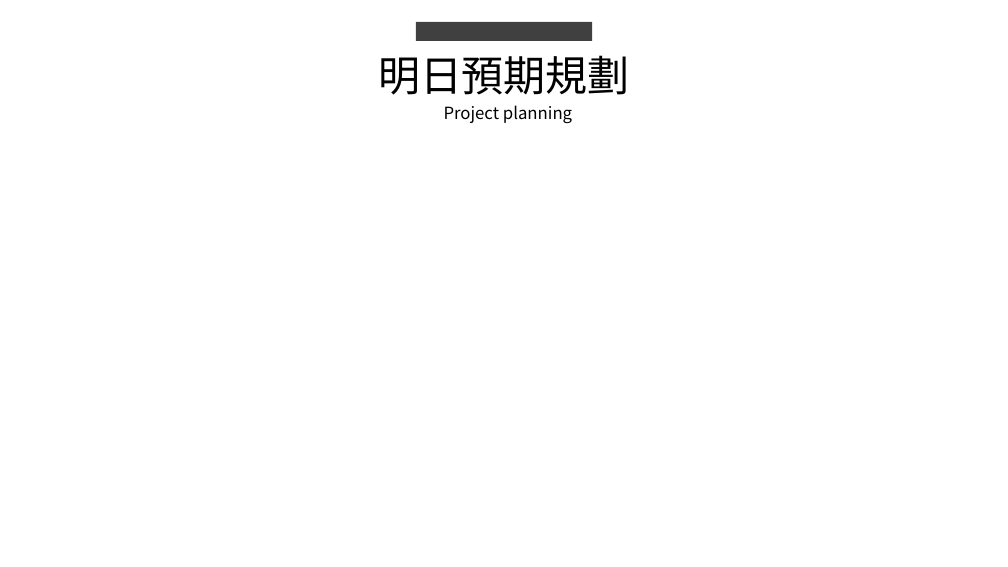
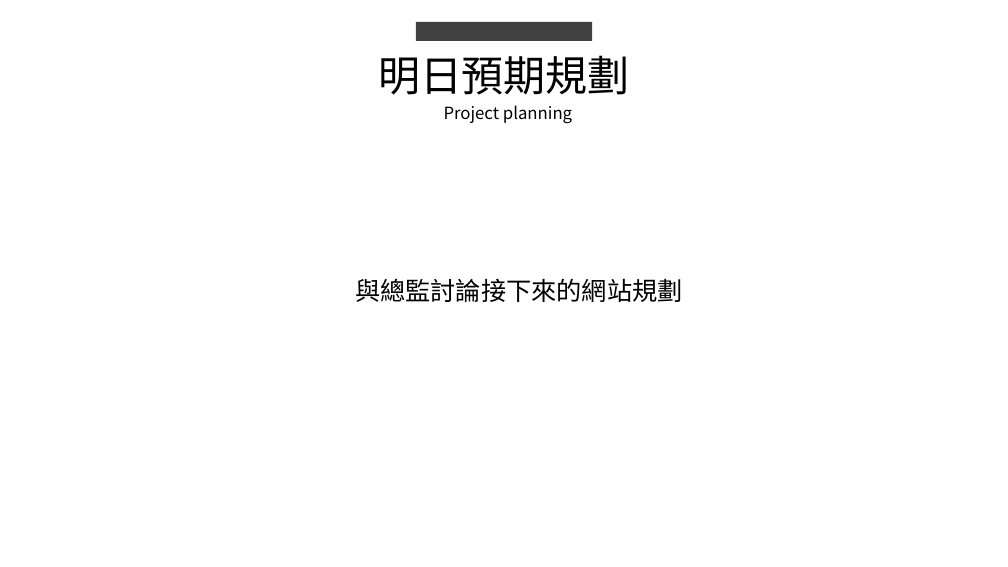
Before and after one commit to king637324/KnowledgeGreenhouseSystem, a slide deck: slide 6 of 工作日報_葉柏漢/2021.09/2021.09.06(加班)~2021.09.07工作日報_葉柏漢.pptx. Drawn at 1008x567 pixels with LibreOffice and Linux fonts; fonts in the diff are those of the drawing. Boxes give left, top, right and bottom in pixels: in the first picture for what was removed or moved away, otherwise in the second. Text is boxed around its words. In the diff, an @@ line names an element or a change of style, - is before the commit and + after.

```diff
--- a/工作日報_葉柏漢/2021.09/2021.09.06(加班)~2021.09.07工作日報_葉柏漢.pptx
+++ b/工作日報_葉柏漢/2021.09/2021.09.06(加班)~2021.09.07工作日報_葉柏漢.pptx
@@ text added at box(355, 278, 683, 302), 24 pt, text #000000 @@
+與總監討論接下來的網站規劃
```
Also in this commit, not shown: 2 other slides changed, 5 other files.
